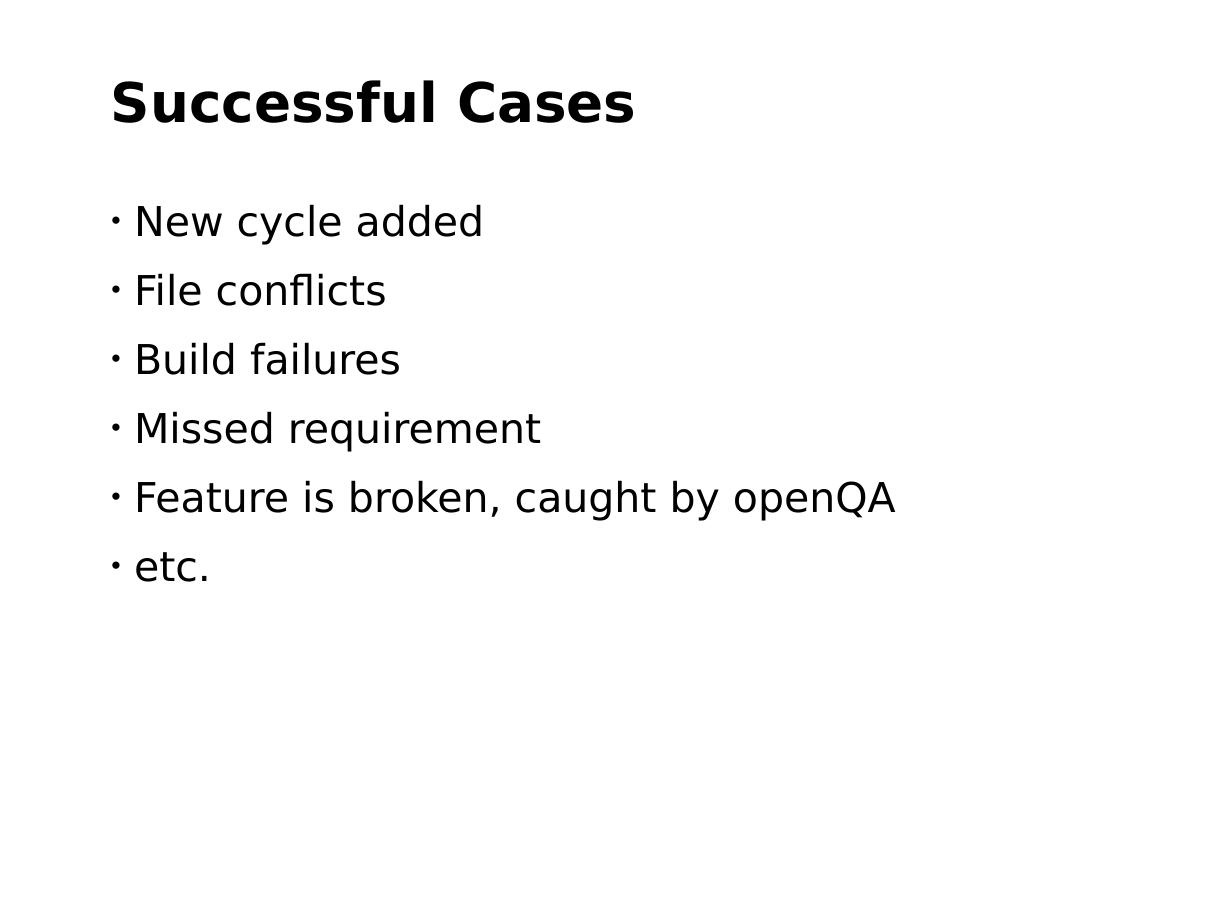
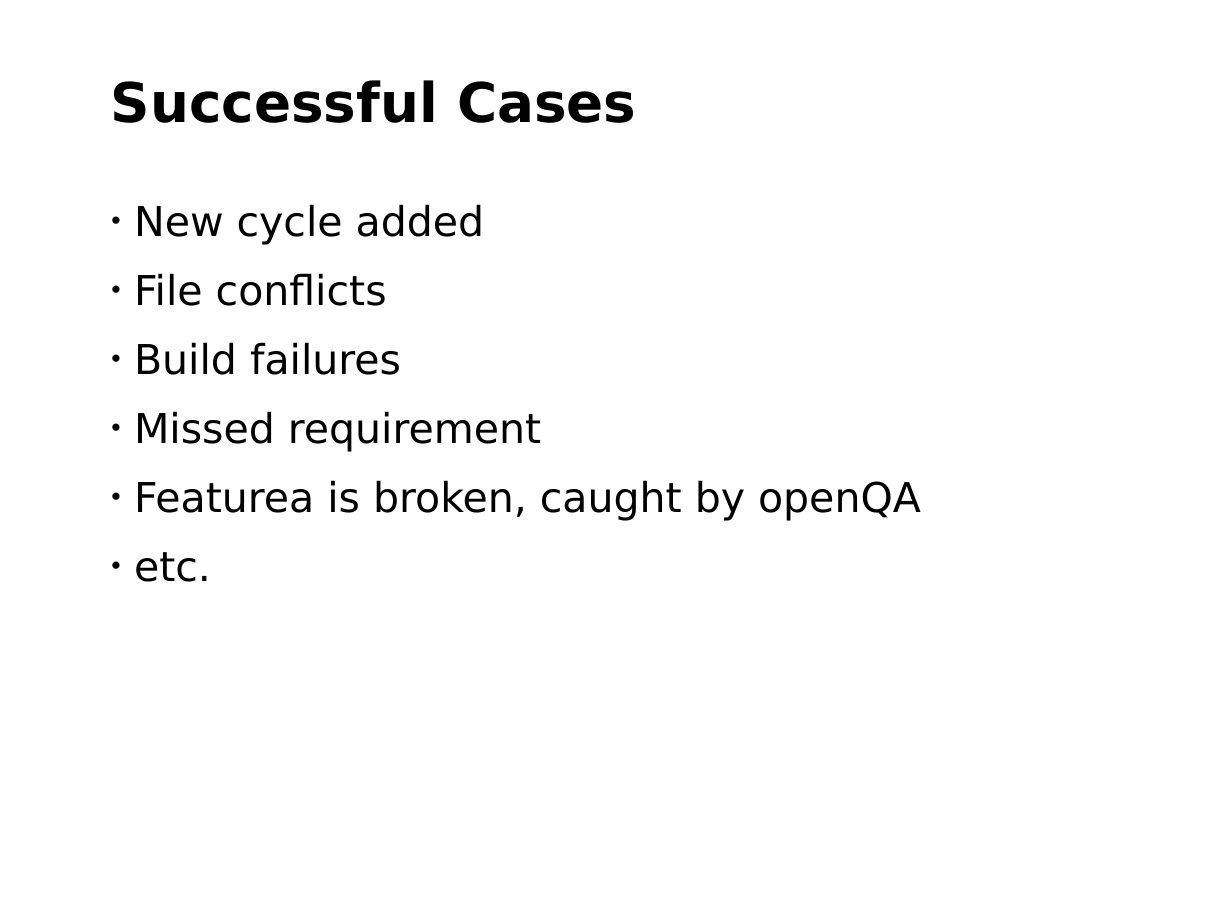
Before and after one commit to nilxam/labsconf_2015, a slide deck: slide 27 of labsconf_2015.odp. Drawn at 1232x924 pixels with LibreOffice and Linux fonts; fonts in the diff are those of the drawing; background and template pictures are left out. Boxes give left, top, right and bottom in pixels: in the first picture for what was removed or moved away, otherwise in the second. Text is boxed around its words. In the diff, an @@ line names an element or a change of style, - is before the commit and + after.

```diff
--- a/labsconf_2015.odp
+++ b/labsconf_2015.odp
@@ text at box(134, 480, 921, 521): text changed @@
-• Feature is broken, caught by openQA
+• Featurea is broken, caught by openQA
```
Also in this commit, not shown: 3 other slides changed, 1 slide added, 1 slide removed, 1 other file.
